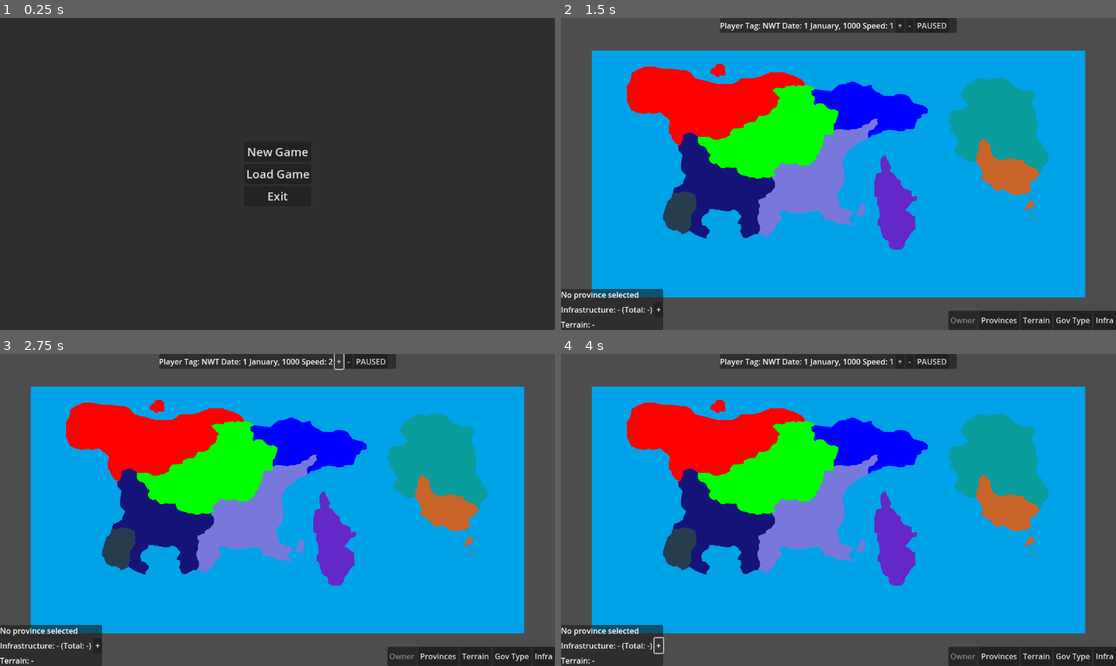
Above: before the commit, frames 1-4 (two rows, left to right).
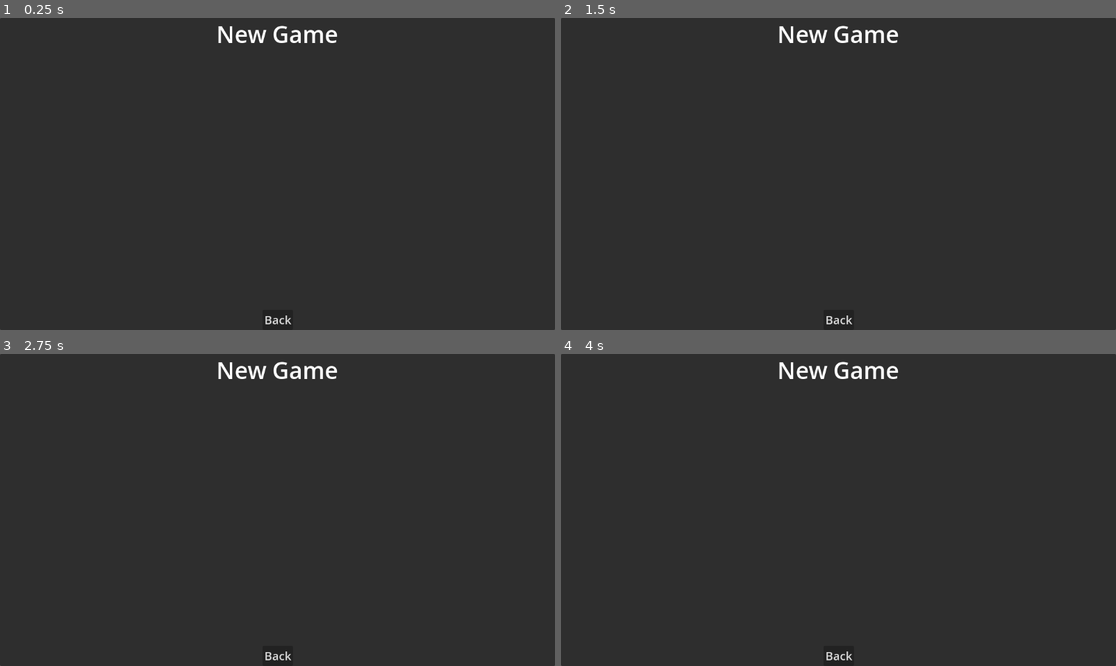
Above: after the commit, the same moments.

Repository: tsallustro/map-game
Game: Godot game, scene res://scenes/mainmenu.tscn
Two runs of this game, one before a commit and one after it. Both use one fixed random seed, a clock stepped at 60 frames per second and the inputs below.
Inputs (mouse positions are in pixels of both pictures, inside the frame that each line leads up to):
- Up to frame 1 (0.25 s): no input
- Up to frame 2 (1.5 s): click (838, 152) at 0.5 s, where only the run before the commit has a clickable "New Game"; click (838, 99) at 1.25 s, where only the run before the commit has a clickable "Northwest Territories | Total…"
- Up to frame 3 (2.75 s): click (338, 360) at 2 s, where only the run before the commit has a clickable "+"
- Up to frame 4 (4 s): click (910, 360) at 2.75 s, where only the run before the commit has a clickable "-"; click (660, 644) at 3.5 s, where only the run before the commit has a clickable "+"

The runs differ from the first frame. In frame 1, 0.9% of the frame differs, in the area x 39-61%, y 2-99%; in frame 2, 95%; in frame 3, 95%, in the area x 0-100%, y 0-100%; in frame 4, 95%.

Commit message:
Formatting on new game screen

Diff:
--- a/scenes/mainmenu.tscn
+++ b/scenes/mainmenu.tscn
@@ -20,6 +20,7 @@
 script = ExtResource("1_5mbse")
 
 [node name="InitialButtons" type="VBoxContainer" parent="BasePanel"]
+visible = false
 layout_mode = 1
 anchors_preset = 8
 anchor_left = 0.5
@@ -95,7 +96,6 @@
 text = "Back"
 
 [node name="NewGameScreen" type="Control" parent="BasePanel"]
-visible = false
 layout_mode = 1
 anchors_preset = 15
 anchor_right = 1.0
@@ -124,6 +124,8 @@
 [node name="CountrySelect" type="VBoxContainer" parent="BasePanel/NewGameScreen/CountrySelectScroll"]
 layout_mode = 2
 size_flags_horizontal = 3
+size_flags_vertical = 3
+size_flags_stretch_ratio = 4.96
 
 [node name="NewGameBackButton" type="Button" parent="BasePanel/NewGameScreen"]
 layout_mode = 1
--- a/scripts/UI/mainmenu/MainMenuController.gd
+++ b/scripts/UI/mainmenu/MainMenuController.gd
@@ -30,12 +30,25 @@
 	initial_buttons.visible = false
 	new_game_screen.visible = true
 	for country_id in GameState.countries:
+		var cont := HBoxContainer.new()
+		cont.size_flags_horizontal = Control.SIZE_EXPAND_FILL
+		country_select_container.add_child(cont)
+		cont.alignment = BoxContainer.ALIGNMENT_CENTER
+
 		var country_data = GameState.countries[country_id]
 		var country_name = country_data["name"]
+
+		var color_rect = ColorRect.new()
+		color_rect.custom_minimum_size = Vector2(120,80)
+		var color = Utils.rgb_to_color(country_data["color"])
+		color_rect.color = Utils.rgb_to_color(country_data["color"])
+		cont.add_child(color_rect)
+
 		var country_select_entry = Button.new()
+		country_select_entry.size_flags_horizontal = Control.SIZE_EXPAND_FILL
 		var prov_count_and_infra_total = GameState.get_province_count_and_infra_by_country_id(country_id)
 		country_select_entry.text="%s | Total provinces: %d | Total infra: %d"%[country_name, prov_count_and_infra_total[0], prov_count_and_infra_total[1]]
-		country_select_container.add_child(country_select_entry)
+		cont.add_child(country_select_entry)
 		country_select_entry.pressed.connect(func(): _new_game(country_id))
 
 
--- a/scripts/Utils.gd
+++ b/scripts/Utils.gd
@@ -25,3 +25,6 @@
 	var d1_unix = Time.get_unix_time_from_datetime_dict(date1)
 	var d2_unix = Time.get_unix_time_from_datetime_dict(date2)
 	return d1_unix - d2_unix
+
+static func rgb_to_color(rgb: Array) -> Color:
+	return Color(float(rgb[0]) / 255.0, float(rgb[1]) / 255.0, float(rgb[2]) / 255.0, 1.0)
--- a/scripts/autoload/GameState.gd
+++ b/scripts/autoload/GameState.gd
@@ -75,7 +75,7 @@
 	country_color.clear()
 	for cid in countries.keys():
 		var rgb: Array = countries[cid]["color"]
-		country_color[cid] = _rgb_to_color(rgb)
+		country_color[cid] = Utils.rgb_to_color(rgb)
 
 	# Terrain color indexing
 	terrain_color.clear()
@@ -83,7 +83,7 @@
 		var terrain_data = terrain[t]
 		var terrain_id = Enums.TerrainType.get(terrain_data["name"], -1)
 		var rgb = terrain_data["color"]
-		terrain_color[terrain_id] = _rgb_to_color(rgb)
+		terrain_color[terrain_id] = Utils.rgb_to_color(rgb)
 
 	# print("Loaded %d colors from %d terrains"%[terrain_color.size(), terrain.size()])
 
@@ -93,7 +93,7 @@
 		var gt_data = government_types[gt]
 		var gt_id = Enums.GovernmentType.get(gt_data["name"], -1)
 		var rgb = gt_data["color"]
-		government_type_color[gt_id] = _rgb_to_color(rgb)
+		government_type_color[gt_id] = Utils.rgb_to_color(rgb)
 	# print("Loaded %d colors from %d government types"%[government_type_color.size(), government_types.size()])
 
 	# Province indexing
@@ -232,7 +232,7 @@
 	if idx == -1:
 		return Color(0, 0, 0, 1)
 	var mc: Array = provinces[idx]["mask_color"]
-	return _rgb_to_color(mc)
+	return Utils.rgb_to_color(mc)
 
 func get_country_name_by_country_id(country_id: String) -> String:
 	return countries[country_id]["name"] if country_id in countries else "UNKNOWN"
@@ -354,7 +354,3 @@
 	_build_indexes()
 	print("Indexes built")
 	emit_signal("data_loaded")
-
-# Utils
-func _rgb_to_color(rgb: Array) -> Color:
-	return Color(float(rgb[0]) / 255.0, float(rgb[1]) / 255.0, float(rgb[2]) / 255.0, 1.0)
Not shown, changed: TODO.txt
